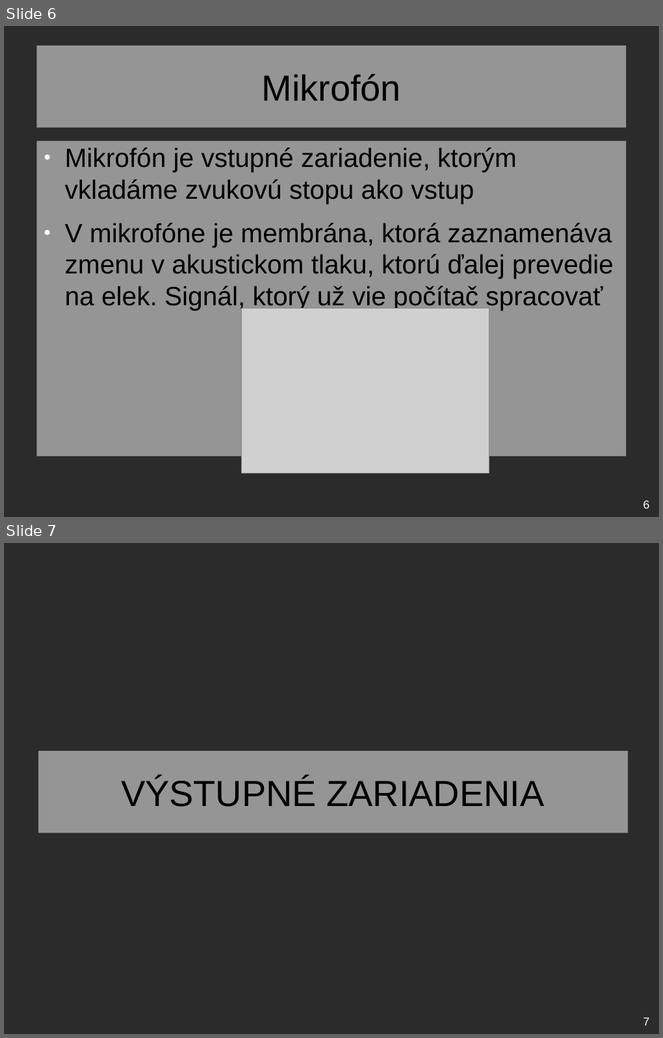
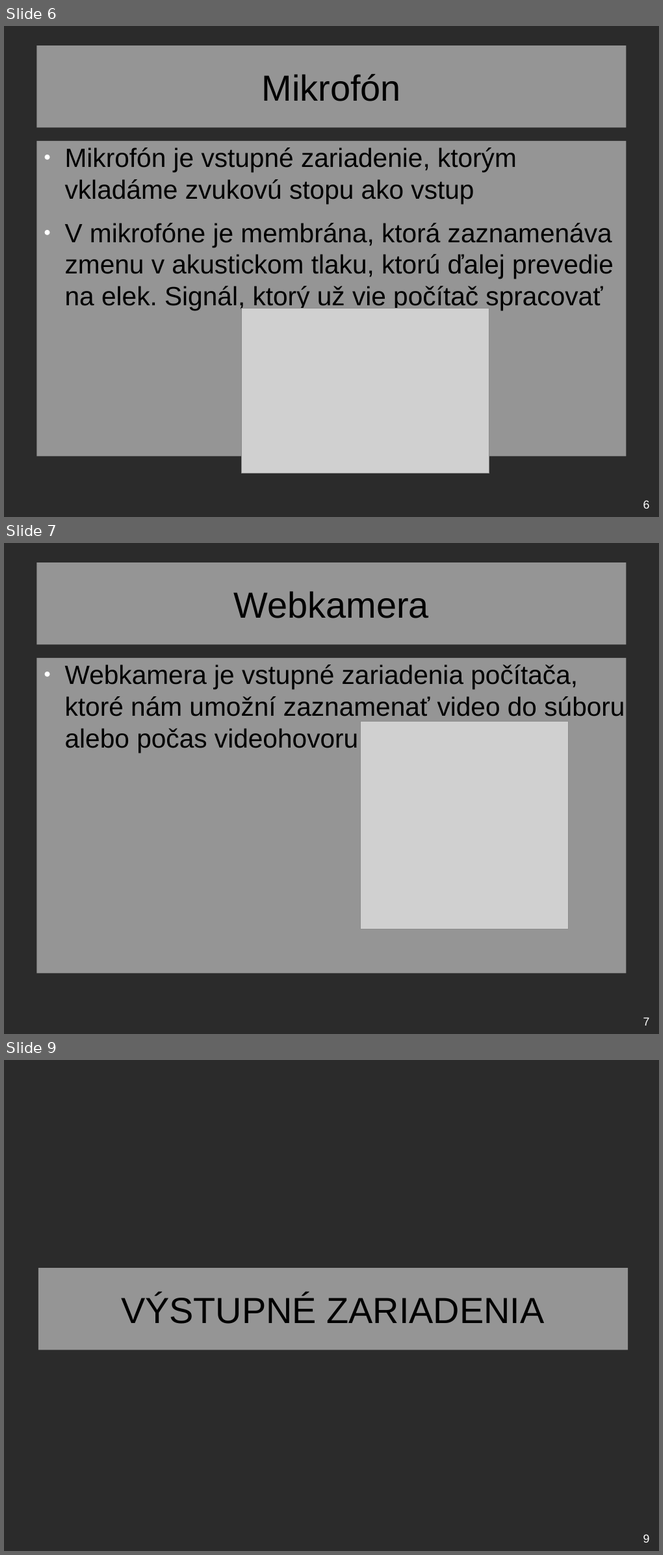
Before and after one commit to ZekoSNB/School, a slide deck: ASW/zariadenia.odp. Shown one above the other, each under a label of ours: slides 6 and 7 before the commit, slides 6, 7 and 9 after it; the slides between them are not shown. The pictures are 663x1038 and 663x1555 pixels, drawn with LibreOffice and Linux fonts; fonts in the diff are those of the drawing; grey boxes stand for pictures; background and template pictures are left out; a plain dark background stands for a picture behind light text. Boxes give left, top, right and bottom in pixels: in the first picture for what was removed or moved away, otherwise in the second. Text is boxed around its words. In the diff, an @@ line names an element or a change of style, - is before the commit and + after.

```diff
--- a/ASW/zariadenia.odp
+++ b/ASW/zariadenia.odp
@@ slide 7 added at [4,543,659,1034], background picture (left out) @@
@@ title added at [36,563,627,644], fill #FFFFFF at 50% opacity, 44 pt, text #000000 @@
+Webkamera
@@ text added at [36,658,627,973], fill #FFFFFF at 50% opacity, 32 pt, text #000000 @@
+● Webkamera je vstupné zariadenia počítača, ktoré nám umožní zaznamenať video do súboru alebo počas videohovoru
@@ picture added at [361,721,569,930] @@
@@ page number added at [644,1017,650,1026], 14 pt, text #FFFFFF @@
+7
@@ what was slide 7 is now slide 9 @@
@@ page number at [644,1534,650,1543]: text changed @@
-7
+9
```
Also in this commit, not shown: 1 slide changed, 5 other slides added, 1 slide removed, 1 other file.
